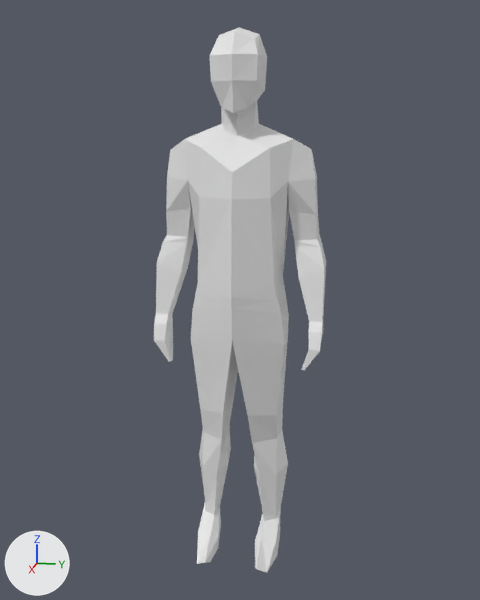
A saved change to the Blender file Character.blend.
One viewpoint serves both versions: a 50 mm camera at (25.4, 5.1, -3.2) aimed at (-0.1, 0.0, -9.6). Arrows for +X, +Y and +Z are at lower left; the lights stay in place.

The scene before the commit, as lines of its bpy script (objects in view):
```python
mat_material = principled_material('Material')
mat_material.base_color = (0.8, 0.8, 0.8)  # white #e7e7e7
me_cube = bpy.data.meshes.new('Cube')
me_cube.from_pydata(...)  # 232 vertices, 235 faces; spans x -1.9..1.8, y -3.4..3.4, z -20.5..0.8
me_cube.materials.append(mat_material)  # white #e7e7e7
# before: 15 (-1.1, 0.0, -2.2) at pixel (233, 111), 16 (-0.2, 0.7, -1.7) at pixel (218, 100), 17 (-0.8, 0.5, -2.1) at pixel (221, 108), 18 (-0.5, 0.0, -2.2) at pixel (236, 113), 125 (-0.2, -0.7, -1.7) at pixel (257, 99)
# before: 126 (-0.8, -0.5, -2.1) at pixel (247, 108)
ob_cube = bpy.data.objects.new('Cube', me_cube)
ob_cube.location = (-0.01, -0.03, -0.14)
ob_cube.rotation_euler = (0.0, 0.0, -3.142)  # degrees (0, 0, -180)
```
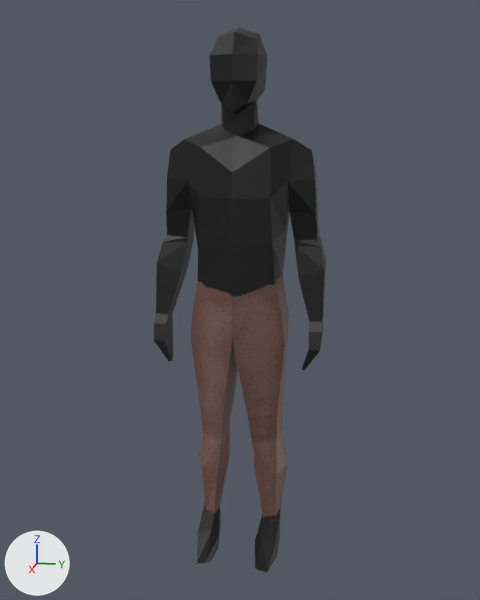
The newer file is also turned or shifted as a whole; pictures and numbers use the older file's frame.

The change, as a diff of the scene's bpy script:
```diff
--- a/Character.blend.py
+++ b/Character.blend.py
@@ img_texture_png @@
+img_texture_png = load_image('Texture.png', 'Texture.png', 810, 815, 'sRGB')
@@ mat_material @@
 mat_material = principled_material('Material')
-mat_material.base_color = (0.8, 0.8, 0.8)  # white #e7e7e7
+mat_material.texture = img_texture_png
@@ me_cube @@
 # used by ob_cube; location = (-0.01, -0.03, -0.14); rotation_euler = (0.0, 0.0, -3.142), in degrees (0, 0, -180)
 # verts and faces of me_cube; kept vertices keep their numbers, new ones are numbered from 232
-me_cube.from_pydata(...)  # 232 vertices, 235 faces; spans x -1.9..1.8, y -3.4..3.4, z -20.5..0.8
+me_cube.from_pydata(...)  # 240 vertices, 242 faces; spans x -1.9..1.8, y -3.4..3.4, z -20.5..0.8
+# me_cube part 1
+delete_faces([(16, 18, 17), (15, 17, 18, 126), (18, 125, 126)])
+verts[17] = (-0.8, 0.5, -1.9)  # moved, pixel (221, 103)
+verts[126] = (-0.8, -0.5, -1.9)  # moved, pixel (247, 103)
+faces += [(15, 18, 125, 126), (15, 17, 16, 18)]
+# me_cube part 2
+# 8 faces are deleted
+# 8 vertices are added at x -1.5..1.5, y -1.8..1.8, z -7.1..-6.1
+# 16 new faces join them
+# me_cube part 3: 224 kept faces spanning x -1.9..1.8, y -3.4..3.4, z -20.5..0.8 get new texture (UV) coordinates
 me_cube.materials.append(mat_material)
```

Boxes (x1, y1, x2, y2) around the edits, measured in the pictures (480 x 600 px; the box of a moved part takes in the faces that stretch with it):
'Cube', surface changed, reshaped (grey to black)
    both: (154, 27, 326, 573)
part 1 of me_cube, moved or reshaped
    both: (211, 80, 265, 114)
part 2 of me_cube, built on
    both: (188, 181, 289, 298)
part 3 of me_cube, surface changed
    both: (154, 27, 326, 573)
